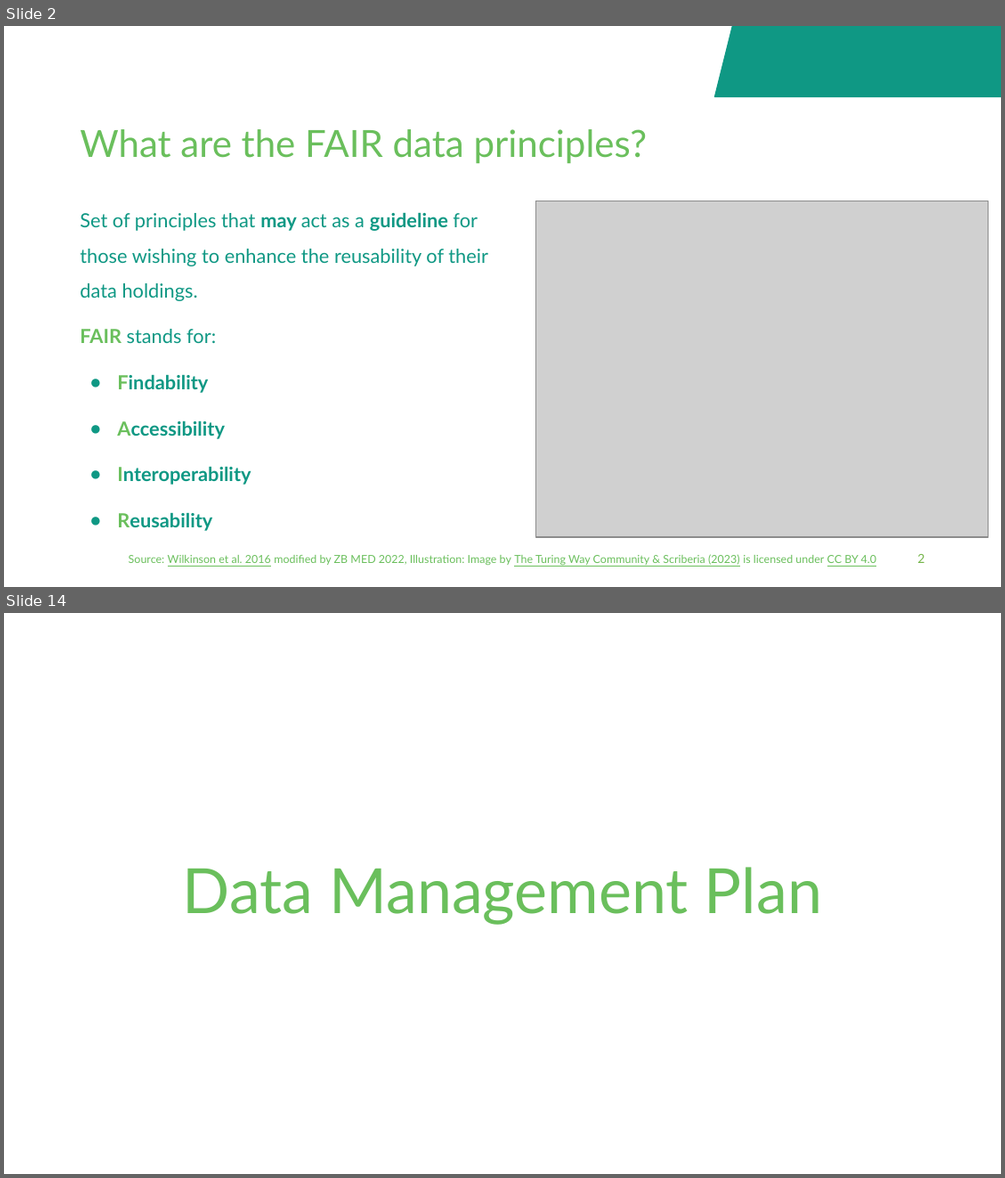
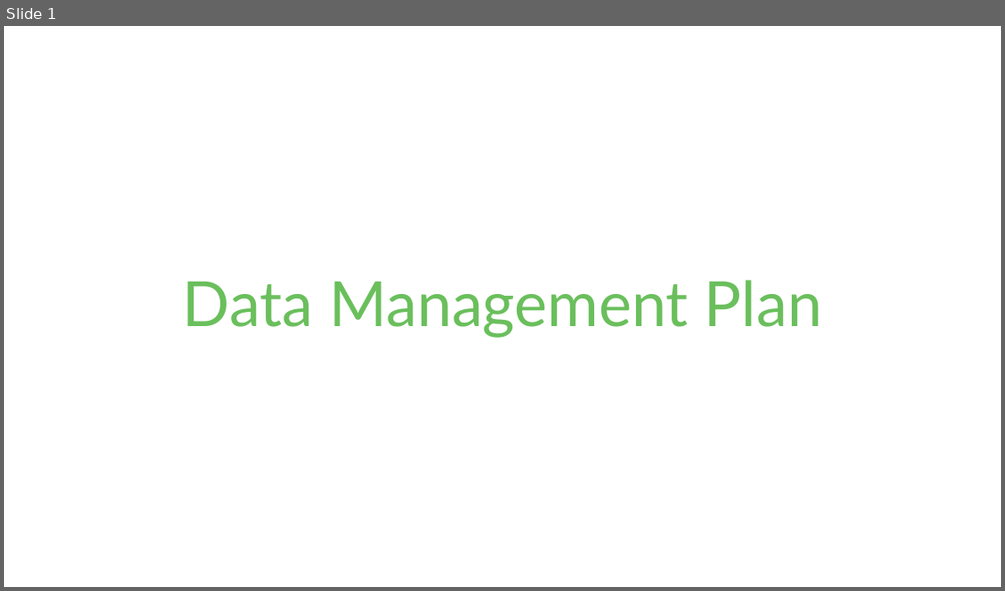
Before and after one commit to fairagro/FAIRagro_Modular-RDM-Training-Material, a slide deck: FAIRagro_Trainings_planned/2026-11_YSM_JKI/20261116-07-Plan-20min-Bosse.odp. Shown one above the other, each under a label of ours: slides 2 and 14 before the commit, slide 1 after it; the slides between them are not shown. The pictures are 1005x1178 and 1005x591 pixels, drawn with LibreOffice and Linux fonts; fonts in the diff are those of the drawing; grey boxes stand for pictures; background and template pictures are left out. Boxes give left, top, right and bottom in pixels: in the first picture for what was removed or moved away, otherwise in the second. Text is boxed around its words. In the diff, an @@ line names an element or a change of style, - is before the commit and + after.

```diff
--- a/FAIRagro_Trainings_planned/2026-11_YSM_JKI/20261116-07-Plan-20min-Bosse.odp
+++ b/FAIRagro_Trainings_planned/2026-11_YSM_JKI/20261116-07-Plan-20min-Bosse.odp
@@ slide 2 removed at (x1=4, y1=26, x2=1001, y2=587), background #FFFFFF @@
@@ parallelogram removed at (x1=715, y1=26, x2=1001, y2=97) @@
@@ title removed at (x1=80, y1=129, x2=647, y2=163) @@
-What are the FAIR data principles?
@@ text removed at (x1=80, y1=212, x2=488, y2=531) @@
-Set of principles that may act as a guideline for those wishing to enhance the reusability of their data holdings.
-FAIR stands for:
-● Findability
-● Accessibility
-● Interoperability
-● Reusability
@@ picture removed at (x1=536, y1=200, x2=989, y2=536) @@
@@ text removed at (x1=129, y1=554, x2=876, y2=564) @@
-Source: Wilkinson et al. 2016 modified by ZB MED 2022, Illustration: Image by The Turing Way Community & Scriberia (2023) is licensed under CC BY 4.0
@@ page number removed at (x1=917, y1=554, x2=924, y2=563) @@
-2
@@ what was slide 14 is now slide 1 @@
```
Also in this commit, not shown: 2 slides changed, 17 other slides removed, 28 other files.
